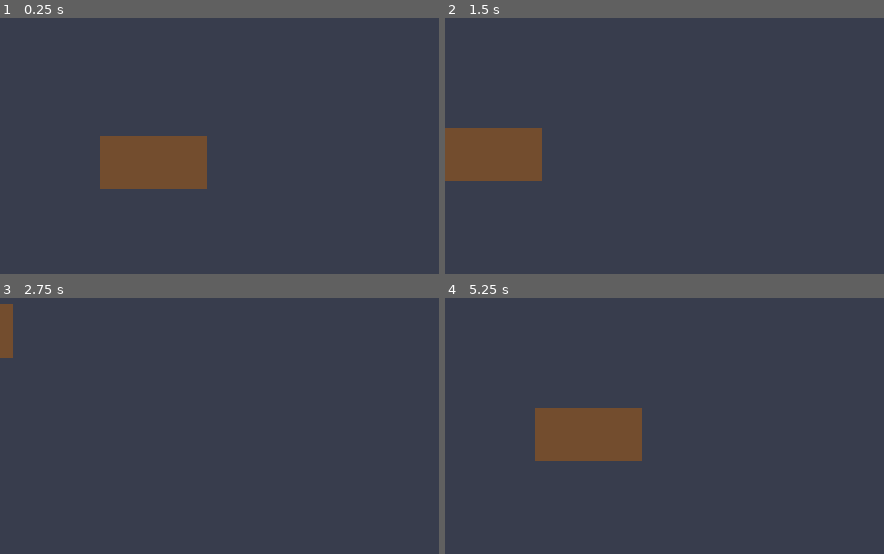
Above: before the commit, frames 1-4 (two rows, left to right).
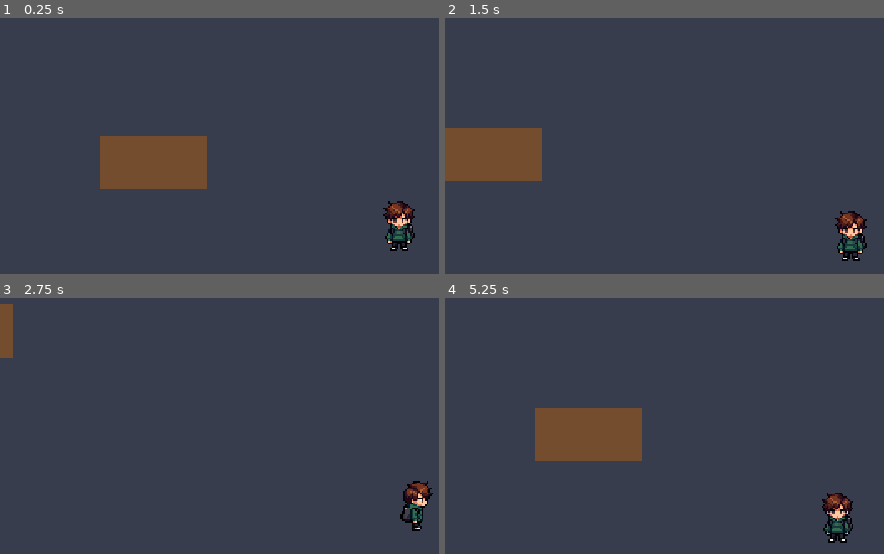
Above: after the commit, the same moments.

Repository: ddziekon/korpo-symulator
Game: Godot game, scene res://scenes/main.tscn
Same seed, same stepped clock (60 frames per second), same inputs: the game is played once before the commit and once after it. This scene is started directly instead of the project's main scene.
Inputs:
- Up to frame 1 (0.25 s): no input
- Up to frame 2 (1.5 s): tap Enter at 0.5 s; hold D (move_right) 0.53-1.28 s; hold S (move_down) from 1.28 s (still down)
- Up to frame 3 (2.75 s): release S (move_down) at 2.03 s; hold D (move_right) from 2.03 s (still down)
- Up to frame 4 (5.25 s): release D (move_right) at 2.78 s; hold W (move_up) 2.78-3.53 s; hold A (move_left) 3.53-5.03 s; hold S (move_down) from 5.03 s (still down)

The runs differ from the first frame. In frame 1, 1.0% of the frame differs, in the area x 87-95%, y 71-92%; in frame 2, 1.0%; in frame 3, 0.8%; in frame 4, 1.0%, in the area x 85-93%, y 76-96%.

Commit message:
Postac chlopaka z Pixellab (4 kierunki, statyczna), animator z opcjonalnym podskokiem

Diff:
--- /dev/null
+++ b/assets/characters/boy/metadata.json
@@ -0,0 +1,36 @@
+{
+  "group_id": "bfa9e2bd-4ed4-4053-aaee-9b6fbb4b20e3",
+  "states": [
+    {
+      "character": {
+        "id": "0d5c569b-d3c4-4ba9-bbca-faa0c16f9616",
+        "name": "Idle",
+        "prompt": "A young man in his early 20s, chibi-style proportions with a slightly large head, messy spiky medium-length brown hair, large dark brown eyes, calm friendly face. Wearing a dark green pullover hoodie with a front pocket, black trousers, black and white sneakers, and a black backpack on his back. Neutral standing pose, arms relaxed at sides. Clean pixels, flat colors with simple shading, dark outline, no anti-aliasing.",
+        "size": {
+          "width": 32,
+          "height": 32
+        },
+        "template_id": "mannequin",
+        "directions": 8,
+        "view": "low top-down",
+        "created_at": "2026-10-10T18:24:57.460738+00:00"
+      },
+      "folder": "Idle",
+      "frames": {
+        "rotations": {
+          "south": "Idle/rotations/south.png",
+          "south-east": "Idle/rotations/south-east.png",
+          "east": "Idle/rotations/east.png",
+          "north-east": "Idle/rotations/north-east.png",
+          "north": "Idle/rotations/north.png",
+          "north-west": "Idle/rotations/north-west.png",
+          "west": "Idle/rotations/west.png",
+          "south-west": "Idle/rotations/south-west.png"
+        },
+        "animations": {}
+      }
+    }
+  ],
+  "export_version": "3.1",
+  "export_date": "2026-10-10T18:28:51.534757"
+}
--- a/scenes/player/player.tscn
+++ b/scenes/player/player.tscn
@@ -4,8 +4,8 @@
 [ext_resource type="Script" path="res://scripts/components/movement_component.gd" id="2_move"]
 [ext_resource type="Script" path="res://scripts/camera/follow_camera.gd" id="3_cam"]
 [ext_resource type="Script" path="res://scripts/animation/directional_animator.gd" id="4_anim"]
-[ext_resource type="Texture2D" path="res://assets/modern_interiors/characters/Bob_idle_anim_16x16.png" id="5_idle"]
-[ext_resource type="Texture2D" path="res://assets/modern_interiors/characters/Bob_run_16x16.png" id="6_run"]
+[ext_resource type="Texture2D" path="res://assets/characters/boy/boy_idle_sheet.png" id="5_idle"]
+[ext_resource type="Texture2D" path="res://assets/characters/boy/boy_idle_sheet.png" id="6_run"]
 
 [sub_resource type="RectangleShape2D" id="RectangleShape2D_feet"]
 size = Vector2(10, 6)
@@ -21,7 +21,7 @@
 [node name="Sprite2D" type="Sprite2D" parent="."]
 position = Vector2(0, -16)
 texture = ExtResource("5_idle")
-hframes = 24
+hframes = 4
 
 [node name="CollisionShape2D" type="CollisionShape2D" parent="."]
 position = Vector2(0, -3)
@@ -37,6 +37,8 @@
 sprite = NodePath("../Sprite2D")
 idle_texture = ExtResource("5_idle")
 run_texture = ExtResource("6_run")
+frames_per_direction = 1
+run_bob_pixels = 1
 
 [node name="InteractionPoint" type="Marker2D" parent="."]
 position = Vector2(0, 4)
--- a/scripts/animation/directional_animator.gd
+++ b/scripts/animation/directional_animator.gd
@@ -16,6 +16,8 @@
 @export_range(1, 24, 1) var frames_per_direction: int = 6
 @export_range(1.0, 30.0, 0.5) var idle_fps: float = 5.0
 @export_range(1.0, 30.0, 0.5) var run_fps: float = 10.0
+## Podskok postaci w pikselach podczas biegu. Przydatny, gdy arkusz biegu ma tylko 1 klatkę na kierunek (0 = wyłączony).
+@export_range(0, 4, 1) var run_bob_pixels: int = 0
 
 var _direction_index: int = DIRECTION_DOWN
 var _is_running: bool = false
@@ -62,8 +64,10 @@
 
 func _update_frame() -> void:
 	var fps: float = run_fps if _is_running else idle_fps
-	var step: int = int(_elapsed * fps) % frames_per_direction
-	sprite.frame = _direction_index * frames_per_direction + step
+	var tick: int = int(_elapsed * fps)
+	sprite.frame = _direction_index * frames_per_direction + tick % frames_per_direction
+	var bob: bool = _is_running and tick % 2 == 1
+	sprite.offset.y = -float(run_bob_pixels) if bob else 0.0
 
 
 func _index_for_direction(direction: Vector2) -> int:
Binary file added: assets/characters/boy/Idle/rotations/east.png
Not shown, added: assets/characters/boy/Idle/rotations/east.png.import
Binary file added: assets/characters/boy/Idle/rotations/north-east.png
Not shown, added: assets/characters/boy/Idle/rotations/north-east.png.import
Binary file added: assets/characters/boy/Idle/rotations/north-west.png
Not shown, added: assets/characters/boy/Idle/rotations/north-west.png.import
Binary file added: assets/characters/boy/Idle/rotations/north.png
Not shown, added: assets/characters/boy/Idle/rotations/north.png.import
Binary file added: assets/characters/boy/Idle/rotations/south-east.png
Not shown, added: assets/characters/boy/Idle/rotations/south-east.png.import
Binary file added: assets/characters/boy/Idle/rotations/south-west.png
Not shown, added: assets/characters/boy/Idle/rotations/south-west.png.import
(and 6 more such lines)
